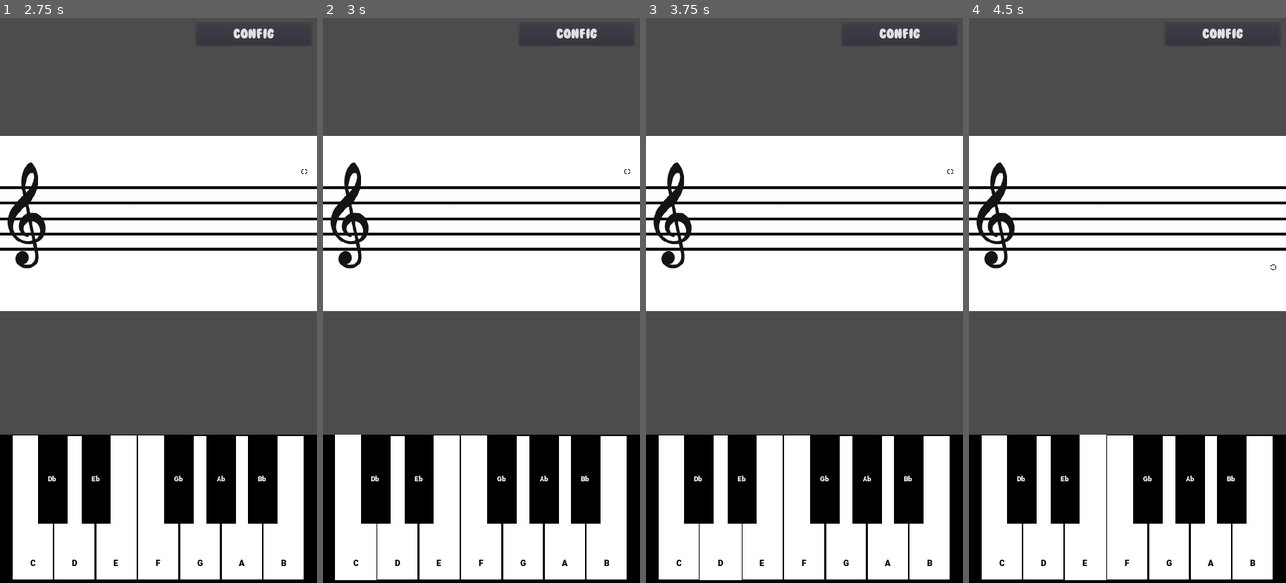
Above: before the commit, frames 1-4 (left to right).
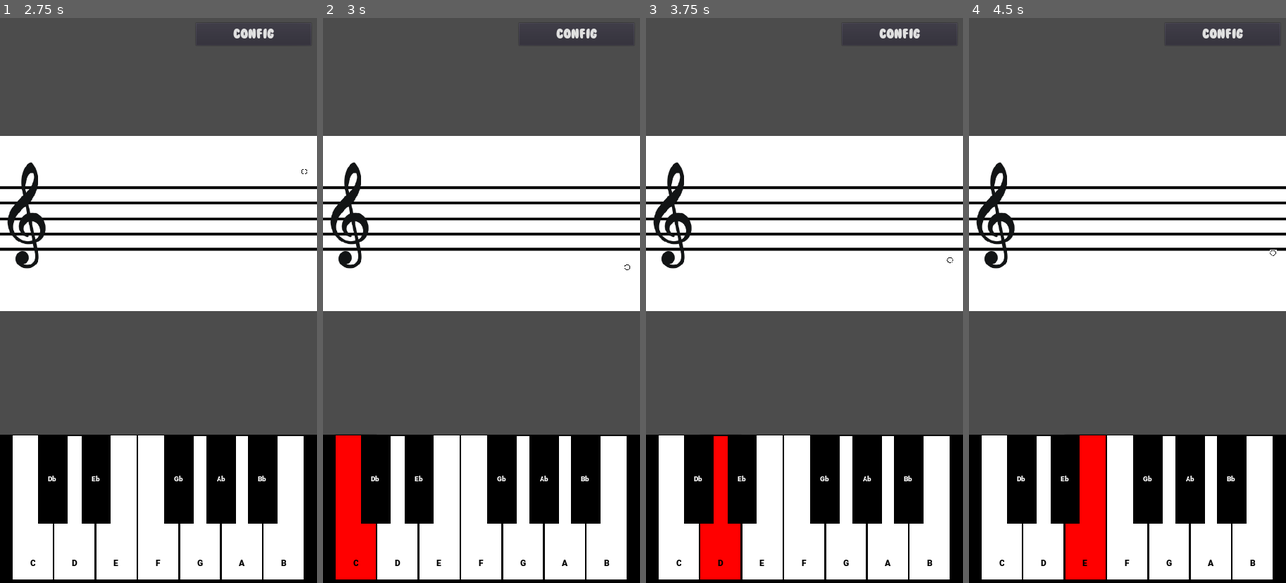
Above: after the commit, the same moments.

Repository: fernandobarahona/MusicApp
Game: Godot game, scene res://Scenes/Mains/SplashScreen.tscn
The game is run twice, just before and just after one commit, with the same random seed, the same clock (stepped at 60 frames per second) and the same inputs.
Inputs:
- Up to frame 1 (2.75 s): tap Enter at 0.5 s; tap Space at 1.25 s; click "Play" at 2 s
- Up to frame 2 (3 s): click "C" at 2.75 s
- Up to frame 3 (3.75 s): click "D" at 3.5 s
- Up to frame 4 (4.5 s): click "E" at 4.25 s

Frame 1 is identical in both runs. In frame 2, 2.6% of the frame differs, in the area x 3-97%, y 26-100%; in frame 3, 2.0%; in frame 4, 2.7%, in the area x 30-98%, y 41-100%.

Commit message:
check success/failure on key pressed

Diff:
--- a/Scenes/Huds/PianoView.tscn
+++ b/Scenes/Huds/PianoView.tscn
@@ -1,7 +1,6 @@
-[gd_scene load_steps=87 format=2]
-
-[ext_resource path="res://Theme/white_piano_key.tres" type="Theme" id=1]
-[ext_resource path="res://Theme/black_piano_key.tres" type="Theme" id=2]
+[gd_scene load_steps=113 format=2]
+
+[ext_resource path="res://Scripts/Piano/PianoKey.gd" type="Script" id=1]
 [ext_resource path="res://Scripts/Piano/PianoPlay.gd" type="Script" id=3]
 [ext_resource path="res://Audios/Keys/A4.wav" type="AudioStream" id=4]
 [ext_resource path="res://Audios/Keys/B4.wav" type="AudioStream" id=5]
@@ -84,12 +83,214 @@
 [ext_resource path="res://Audios/Keys/Ab5.wav" type="AudioStream" id=82]
 [ext_resource path="res://Audios/Keys/Ab1.wav" type="AudioStream" id=83]
 [ext_resource path="res://Audios/Keys/Ab3.wav" type="AudioStream" id=84]
+[ext_resource path="res://fonts/Roboto-Black.ttf" type="DynamicFontData" id=85]
 
 [sub_resource type="StyleBoxFlat" id=1]
 bg_color = Color( 0, 0, 0, 1 )
 
 [sub_resource type="Theme" id=2]
 Panel/styles/panel = SubResource( 1 )
+
+[sub_resource type="StyleBoxFlat" id=20]
+bg_color = Color( 1, 1, 1, 1 )
+border_width_left = 2
+border_width_top = 2
+border_width_right = 2
+border_width_bottom = 2
+border_color = Color( 0, 0, 0, 1 )
+
+[sub_resource type="StyleBoxFlat" id=21]
+bg_color = Color( 1, 1, 1, 1 )
+border_width_left = 2
+border_width_top = 2
+border_width_right = 2
+border_width_bottom = 2
+border_color = Color( 0, 0, 0, 1 )
+
+[sub_resource type="DynamicFont" id=5]
+size = 20
+outline_color = Color( 0, 0, 0, 1 )
+extra_spacing_top = 250
+font_data = ExtResource( 85 )
+
+[sub_resource type="StyleBoxFlat" id=22]
+bg_color = Color( 1, 1, 1, 1 )
+border_width_left = 2
+border_width_top = 2
+border_width_right = 2
+border_width_bottom = 2
+border_color = Color( 0, 0, 0, 1 )
+
+[sub_resource type="StyleBoxFlat" id=23]
+bg_color = Color( 1, 1, 1, 1 )
+border_width_left = 2
+border_width_top = 2
+border_width_right = 2
+border_width_bottom = 2
+border_color = Color( 0, 0, 0, 1 )
+
+[sub_resource type="StyleBoxFlat" id=10]
+bg_color = Color( 1, 1, 1, 1 )
+border_width_left = 2
+border_width_top = 2
+border_width_right = 2
+border_width_bottom = 2
+border_color = Color( 0, 0, 0, 1 )
+
+[sub_resource type="StyleBoxFlat" id=11]
+bg_color = Color( 1, 1, 1, 1 )
+border_width_left = 2
+border_width_top = 2
+border_width_right = 2
+border_width_bottom = 2
+border_color = Color( 0, 0, 0, 1 )
+
+[sub_resource type="StyleBoxFlat" id=12]
+bg_color = Color( 1, 1, 1, 1 )
+border_width_left = 2
+border_width_top = 2
+border_width_right = 2
+border_width_bottom = 2
+border_color = Color( 0, 0, 0, 1 )
+
+[sub_resource type="StyleBoxFlat" id=13]
+bg_color = Color( 1, 1, 1, 1 )
+border_width_left = 2
+border_width_top = 2
+border_width_right = 2
+border_width_bottom = 2
+border_color = Color( 0, 0, 0, 1 )
+
+[sub_resource type="StyleBoxFlat" id=14]
+bg_color = Color( 1, 1, 1, 1 )
+border_width_left = 2
+border_width_top = 2
+border_width_right = 2
+border_width_bottom = 2
+border_color = Color( 0, 0, 0, 1 )
+
+[sub_resource type="StyleBoxFlat" id=15]
+bg_color = Color( 1, 1, 1, 1 )
+border_width_left = 2
+border_width_top = 2
+border_width_right = 2
+border_width_bottom = 2
+border_color = Color( 0, 0, 0, 1 )
+
+[sub_resource type="StyleBoxFlat" id=16]
+bg_color = Color( 1, 1, 1, 1 )
+border_width_left = 2
+border_width_top = 2
+border_width_right = 2
+border_width_bottom = 2
+border_color = Color( 0, 0, 0, 1 )
+
+[sub_resource type="StyleBoxFlat" id=17]
+bg_color = Color( 1, 1, 1, 1 )
+border_width_left = 2
+border_width_top = 2
+border_width_right = 2
+border_width_bottom = 2
+border_color = Color( 0, 0, 0, 1 )
+
+[sub_resource type="StyleBoxFlat" id=18]
+bg_color = Color( 1, 1, 1, 1 )
+border_width_left = 2
+border_width_top = 2
+border_width_right = 2
+border_width_bottom = 2
+border_color = Color( 0, 0, 0, 1 )
+
+[sub_resource type="StyleBoxFlat" id=19]
+bg_color = Color( 1, 1, 1, 1 )
+border_width_left = 2
+border_width_top = 2
+border_width_right = 2
+border_width_bottom = 2
+border_color = Color( 0, 0, 0, 1 )
+
+[sub_resource type="StyleBoxFlat" id=25]
+bg_color = Color( 0, 0, 0, 1 )
+border_width_left = 2
+border_width_top = 2
+border_width_right = 2
+border_width_bottom = 2
+border_color = Color( 0, 0, 0, 1 )
+
+[sub_resource type="StyleBoxFlat" id=26]
+bg_color = Color( 0, 0, 0, 1 )
+border_width_left = 2
+border_width_top = 2
+border_width_right = 2
+border_width_bottom = 2
+border_color = Color( 0, 0, 0, 1 )
+
+[sub_resource type="DynamicFont" id=24]
+font_data = ExtResource( 85 )
+
+[sub_resource type="StyleBoxFlat" id=27]
+bg_color = Color( 0, 0, 0, 1 )
+border_width_left = 2
+border_width_top = 2
+border_width_right = 2
+border_width_bottom = 2
+border_color = Color( 0, 0, 0, 1 )
+
+[sub_resource type="StyleBoxFlat" id=28]
+bg_color = Color( 0, 0, 0, 1 )
+border_width_left = 2
+border_width_top = 2
+border_width_right = 2
+border_width_bottom = 2
+border_color = Color( 0, 0, 0, 1 )
+
+[sub_resource type="StyleBoxFlat" id=29]
+bg_color = Color( 0, 0, 0, 1 )
+border_width_left = 2
+border_width_top = 2
+border_width_right = 2
+border_width_bottom = 2
+border_color = Color( 0, 0, 0, 1 )
+
+[sub_resource type="StyleBoxFlat" id=30]
+bg_color = Color( 0, 0, 0, 1 )
+border_width_left = 2
+border_width_top = 2
+border_width_right = 2
+border_width_bottom = 2
+border_color = Color( 0, 0, 0, 1 )
+
+[sub_resource type="StyleBoxFlat" id=31]
+bg_color = Color( 0, 0, 0, 1 )
+border_width_left = 2
+border_width_top = 2
+border_width_right = 2
+border_width_bottom = 2
+border_color = Color( 0, 0, 0, 1 )
+
+[sub_resource type="StyleBoxFlat" id=32]
+bg_color = Color( 0, 0, 0, 1 )
+border_width_left = 2
+border_width_top = 2
+border_width_right = 2
+border_width_bottom = 2
+border_color = Color( 0, 0, 0, 1 )
+
+[sub_resource type="StyleBoxFlat" id=33]
+bg_color = Color( 0, 0, 0, 1 )
+border_width_left = 2
+border_width_top = 2
+border_width_right = 2
+border_width_bottom = 2
+border_color = Color( 0, 0, 0, 1 )
+
+[sub_resource type="StyleBoxFlat" id=34]
+bg_color = Color( 0, 0, 0, 1 )
+border_width_left = 2
+border_width_top = 2
+border_width_right = 2
+border_width_bottom = 2
+border_color = Color( 0, 0, 0, 1 )
 
 [node name="Piano" type="Control"]
 anchor_right = 1.0
@@ -118,11 +319,17 @@
 margin_top = 942.854
 margin_right = 126.0
 margin_bottom = 1272.85
-theme = ExtResource( 1 )
+custom_styles/focus = SubResource( 20 )
+custom_styles/normal = SubResource( 21 )
+custom_fonts/font = SubResource( 5 )
+custom_colors/font_color = Color( 0, 0, 0, 1 )
+custom_colors/font_color_hover = Color( 0, 0, 0, 1 )
 text = "C"
-__meta__ = {
-"_edit_use_anchors_": false
-}
+script = ExtResource( 1 )
+__meta__ = {
+"_edit_use_anchors_": false
+}
+btn_color = Color( 1, 1, 1, 1 )
 
 [node name="Player1" type="AudioStreamPlayer2D" parent="C"]
 stream = ExtResource( 16 )
@@ -161,11 +368,18 @@
 margin_top = 944.158
 margin_right = 221.0
 margin_bottom = 1273.16
-theme = ExtResource( 1 )
+custom_styles/focus = SubResource( 22 )
+custom_styles/normal = SubResource( 23 )
+custom_fonts/font = SubResource( 5 )
+custom_colors/font_color = Color( 0, 0, 0, 1 )
+custom_colors/font_color_hover = Color( 0, 0, 0, 1 )
 text = "D"
-__meta__ = {
-"_edit_use_anchors_": false
-}
+script = ExtResource( 1 )
+__meta__ = {
+"_edit_use_anchors_": false
+}
+key_note = 1
+btn_color = Color( 1, 1, 1, 1 )
 
 [node name="Player1" type="AudioStreamPlayer2D" parent="D"]
 position = Vector2( -79.8014, -1.146 )
@@ -200,11 +414,18 @@
 margin_top = 942.854
 margin_right = 316.0
 margin_bottom = 1272.85
-theme = ExtResource( 1 )
+custom_styles/focus = SubResource( 10 )
+custom_styles/normal = SubResource( 11 )
+custom_fonts/font = SubResource( 5 )
+custom_colors/font_color = Color( 0, 0, 0, 1 )
+custom_colors/font_color_hover = Color( 0, 0, 0, 1 )
 text = "E"
-__meta__ = {
-"_edit_use_anchors_": false
-}
+script = ExtResource( 1 )
+__meta__ = {
+"_edit_use_anchors_": false
+}
+key_note = 2
+btn_color = Color( 1, 1, 1, 1 )
 
 [node name="Player1" type="AudioStreamPlayer2D" parent="E"]
 position = Vector2( -158.656, 0 )
@@ -246,11 +467,18 @@
 margin_top = 942.854
 margin_right = 411.0
 margin_bottom = 1272.85
-theme = ExtResource( 1 )
+custom_styles/focus = SubResource( 12 )
+custom_styles/normal = SubResource( 13 )
+custom_fonts/font = SubResource( 5 )
+custom_colors/font_color = Color( 0, 0, 0, 1 )
+custom_colors/font_color_hover = Color( 0, 0, 0, 1 )
 text = "F"
-__meta__ = {
-"_edit_use_anchors_": false
-}
+script = ExtResource( 1 )
+__meta__ = {
+"_edit_use_anchors_": false
+}
+key_note = 3
+btn_color = Color( 1, 1, 1, 1 )
 
 [node name="Player1" type="AudioStreamPlayer2D" parent="F"]
 position = Vector2( -237.656, 0 )
@@ -285,11 +513,18 @@
 margin_top = 944.158
 margin_right = 506.0
 margin_bottom = 1273.16
-theme = ExtResource( 1 )
+custom_styles/focus = SubResource( 14 )
+custom_styles/normal = SubResource( 15 )
+custom_fonts/font = SubResource( 5 )
+custom_colors/font_color = Color( 0, 0, 0, 1 )
+custom_colors/font_color_hover = Color( 0, 0, 0, 1 )
 text = "G"
-__meta__ = {
-"_edit_use_anchors_": false
-}
+script = ExtResource( 1 )
+__meta__ = {
+"_edit_use_anchors_": false
+}
+key_note = 4
+btn_color = Color( 1, 1, 1, 1 )
 
 [node name="Player1" type="AudioStreamPlayer2D" parent="G"]
 position = Vector2( -316.801, -0.157959 )
@@ -324,11 +559,18 @@
 margin_top = 944.158
 margin_right = 601.0
 margin_bottom = 1273.16
-theme = ExtResource( 1 )
+custom_styles/focus = SubResource( 16 )
+custom_styles/normal = SubResource( 17 )
+custom_fonts/font = SubResource( 5 )
+custom_colors/font_color = Color( 0, 0, 0, 1 )
+custom_colors/font_color_hover = Color( 0, 0, 0, 1 )
 text = "A"
-__meta__ = {
-"_edit_use_anchors_": false
-}
+script = ExtResource( 1 )
+__meta__ = {
+"_edit_use_anchors_": false
+}
+key_note = 5
+btn_color = Color( 1, 1, 1, 1 )
 
 [node name="Player0" type="AudioStreamPlayer2D" parent="A"]
 position = Vector2( -395.801, -0.157959 )
@@ -367,11 +609,18 @@
 margin_top = 944.158
 margin_right = 696.0
 margin_bottom = 1273.16
-theme = ExtResource( 1 )
+custom_styles/focus = SubResource( 18 )
+custom_styles/normal = SubResource( 19 )
+custom_fonts/font = SubResource( 5 )
+custom_colors/font_color = Color( 0, 0, 0, 1 )
+custom_colors/font_color_hover = Color( 0, 0, 0, 1 )
 text = "B"
-__meta__ = {
-"_edit_use_anchors_": false
-}
+script = ExtResource( 1 )
+__meta__ = {
+"_edit_use_anchors_": false
+}
+key_note = 6
+btn_color = Color( 1, 1, 1, 1 )
 
 [node name="Player0" type="AudioStreamPlayer2D" parent="B"]
 position = Vector2( -474.801, -0.157959 )
@@ -410,11 +659,18 @@
 margin_top = 943.0
 margin_right = 157.0
 margin_bottom = 1145.0
-theme = ExtResource( 2 )
+custom_styles/focus = SubResource( 25 )
+custom_styles/normal = SubResource( 26 )
+custom_fonts/font = SubResource( 24 )
+custom_colors/font_color = Color( 1, 1, 1, 1 )
+custom_colors/font_color_hover = Color( 1, 1, 1, 1 )
+custom_colors/font_color_pressed = Color( 1, 1, 1, 1 )
 text = "Db"
-__meta__ = {
-"_edit_use_anchors_": false
-}
+script = ExtResource( 1 )
+__meta__ = {
+"_edit_use_anchors_": false
+}
+key_note = 7
 
 [node name="Player0" type="AudioStreamPlayer2D" parent="Db"]
 position = Vector2( -55.6555, 0 )
@@ -453,11 +709,18 @@
 margin_top = 943.0
 margin_right = 256.0
 margin_bottom = 1145.0
-theme = ExtResource( 2 )
+custom_styles/focus = SubResource( 27 )
+custom_styles/normal = SubResource( 28 )
+custom_fonts/font = SubResource( 24 )
+custom_colors/font_color = Color( 1, 1, 1, 1 )
+custom_colors/font_color_hover = Color( 1, 1, 1, 1 )
+custom_colors/font_color_pressed = Color( 1, 1, 1, 1 )
 text = "Eb"
-__meta__ = {
-"_edit_use_anchors_": false
-}
+script = ExtResource( 1 )
+__meta__ = {
+"_edit_use_anchors_": false
+}
+key_note = 8
 
 [node name="Player1" type="AudioStreamPlayer2D" parent="Eb"]
 position = Vector2( -132.644, -0.157959 )
@@ -492,11 +755,18 @@
 margin_top = 943.0
 margin_right = 444.0
 margin_bottom = 1145.0
-theme = ExtResource( 2 )
+custom_styles/focus = SubResource( 29 )
+custom_styles/normal = SubResource( 30 )
+custom_fonts/font = SubResource( 24 )
+custom_colors/font_color = Color( 1, 1, 1, 1 )
+custom_colors/font_color_hover = Color( 1, 1, 1, 1 )
+custom_colors/font_color_pressed = Color( 1, 1, 1, 1 )
 text = "Gb"
-__meta__ = {
-"_edit_use_anchors_": false
-}
+script = ExtResource( 1 )
+__meta__ = {
+"_edit_use_anchors_": false
+}
+key_note = 9
 
 [node name="Player1" type="AudioStreamPlayer2D" parent="Gb"]
 position = Vector2( -291.96, 0 )
@@ -531,11 +801,18 @@
 margin_top = 943.0
 margin_right = 540.0
 margin_bottom = 1145.0
-theme = ExtResource( 2 )
+custom_styles/focus = SubResource( 31 )
+custom_styles/normal = SubResource( 32 )
+custom_fonts/font = SubResource( 24 )
+custom_colors/font_color = Color( 1, 1, 1, 1 )
+custom_colors/font_color_hover = Color( 1, 1, 1, 1 )
+custom_colors/font_color_pressed = Color( 1, 1, 1, 1 )
 text = "Ab"
-__meta__ = {
-"_edit_use_anchors_": false
-}
+script = ExtResource( 1 )
+__meta__ = {
+"_edit_use_anchors_": false
+}
+key_note = 10
 
 [node name="Player1" type="AudioStreamPlayer2D" parent="Ab"]
 position = Vector2( -370.011, -0.157959 )
@@ -577,11 +854,18 @@
 margin_top = 943.0
 margin_right = 634.0
 margin_bottom = 1145.0
-theme = ExtResource( 2 )
+custom_styles/focus = SubResource( 33 )
+custom_styles/normal = SubResource( 34 )
+custom_fonts/font = SubResource( 24 )
+custom_colors/font_color = Color( 1, 1, 1, 1 )
+custom_colors/font_color_hover = Color( 1, 1, 1, 1 )
+custom_colors/font_color_pressed = Color( 1, 1, 1, 1 )
 text = "Bb"
-__meta__ = {
-"_edit_use_anchors_": false
-}
+script = ExtResource( 1 )
+__meta__ = {
+"_edit_use_anchors_": false
+}
+key_note = 11
 
 [node name="Player0" type="AudioStreamPlayer2D" parent="Bb"]
 position = Vector2( -449.178, -0.157959 )
--- a/Scenes/Mains/GameScene.tscn
+++ b/Scenes/Mains/GameScene.tscn
@@ -42,4 +42,6 @@
 margin_right = 84.0133
 margin_bottom = 344.478
 
+[connection signal="piano_key_pressed" from="Piano" to="Sheet" method="_on_Piano_piano_key_pressed"]
+[connection signal="note_displayed" from="Sheet" to="Piano" method="_on_Sheet_note_displayed"]
 [connection signal="pressed" from="HUD/btnConfig" to="." method="_on_btnConfig_pressed"]
--- /dev/null
+++ b/Scripts/Piano/PianoKey.gd
@@ -0,0 +1,17 @@
+extends Button
+
+
+export(GameManager.Notes) var key_note
+
+
+export(Color) var btn_color
+
+
+# Called when the node enters the scene tree for the first time.
+func _ready():
+	pass # Replace with function body.
+
+
+# Called every frame. 'delta' is the elapsed time since the previous frame.
+#func _process(delta):
+#	pass
--- a/Scripts/Piano/PianoPlay.gd
+++ b/Scripts/Piano/PianoPlay.gd
@@ -1,11 +1,14 @@
 extends Control
+
+
+signal piano_key_pressed(note, btn)
 
 export(GameManager.Octave) var octave = GameManager.Octave.oct_4
 
 
 # Called when the node enters the scene tree for the first time.
 func _ready():
-	pass # Replace with function body.
+	pass
 
 
 # Called every frame. 'delta' is the elapsed time since the previous frame.
@@ -14,6 +17,8 @@
 
 
 func _on_C_button_down():
+
+	emit_signal("piano_key_pressed", Note.new(GameManager.Notes.C,octave), $C)
 	match octave:
 		GameManager.Octave.oct_1: $C/Player1.play()
 		GameManager.Octave.oct_2: $C/Player2.play()
@@ -27,6 +32,7 @@
 
 
 func _on_D_button_down():
+	emit_signal("piano_key_pressed", Note.new(GameManager.Notes.D,octave), $D)
 	match octave:
 		GameManager.Octave.oct_1: $D/Player1.play()
 		GameManager.Octave.oct_2: $D/Player2.play()
@@ -38,6 +44,7 @@
 
 
 func _on_E_button_down():
+	emit_signal("piano_key_pressed", Note.new(GameManager.Notes.E,octave), $E)
 	match octave:
 		GameManager.Octave.oct_1: $E/Player1.play()
 		GameManager.Octave.oct_2: $E/Player2.play()
@@ -49,6 +56,7 @@
 
 
 func _on_F_button_down():
+	emit_signal("piano_key_pressed", Note.new(GameManager.Notes.F,octave), $F)
 	match octave:
 		GameManager.Octave.oct_1: $F/Player1.play()
 		GameManager.Octave.oct_2: $F/Player2.play()
@@ -60,6 +68,7 @@
 
 
 func _on_G_button_down():
+	emit_signal("piano_key_pressed", Note.new(GameManager.Notes.G,octave), $G)
 	match octave:
 		GameManager.Octave.oct_1: $G/Player1.play()
 		GameManager.Octave.oct_2: $G/Player2.play()
@@ -71,6 +80,7 @@
 
 
 func _on_A_button_down():
+	emit_signal("piano_key_pressed", Note.new(GameManager.Notes.A,octave), $A)
 	match octave:
 		GameManager.Octave.oct_0: $A/Player0.play()
 		GameManager.Octave.oct_1: $A/Player1.play()
@@ -83,6 +93,7 @@
 
 
 func _on_B_button_down():
+	emit_signal("piano_key_pressed", Note.new(GameManager.Notes.B,octave), $B)
 	match octave:
 		GameManager.Octave.oct_0: $B/Player0.play()
 		GameManager.Octave.oct_1: $B/Player1.play()
@@ -95,6 +106,7 @@
 
 
 func _on_Db_button_down():
+	emit_signal("piano_key_pressed", Note.new(GameManager.Notes.Db,octave), $Db)
 	match octave:
 		GameManager.Octave.oct_0: $Db/Player0.play()
 		GameManager.Octave.oct_1: $Db/Player1.play()
@@ -107,6 +119,7 @@
 
 
 func _on_Eb_button_down():
+	emit_signal("piano_key_pressed", Note.new(GameManager.Notes.Eb,octave), $Eb)
 	match octave:
 		GameManager.Octave.oct_1: $Eb/Player1.play()
 		GameManager.Octave.oct_2: $Eb/Player2.play()
@@ -118,6 +131,7 @@
 
 
 func _on_Gb_button_down():
+	emit_signal("piano_key_pressed", Note.new(GameManager.Notes.Gb,octave), $Gb)
 	match octave:
 		GameManager.Octave.oct_1: $Gb/Player1.play()
 		GameManager.Octave.oct_2: $Gb/Player2.play()
@@ -129,6 +143,7 @@
 
 
 func _on_Ab_button_down():
+	emit_signal("piano_key_pressed", Note.new(GameManager.Notes.Ab,octave), $Ab)
 	match octave:
 		GameManager.Octave.oct_1: $Ab/Player1.play()
 		GameManager.Octave.oct_2: $Ab/Player2.play()
@@ -140,6 +155,7 @@
 
 
 func _on_Bb_button_down():
+	emit_signal("piano_key_pressed", Note.new(GameManager.Notes.Bb,octave), $Bb)
 	match octave:
 		GameManager.Octave.oct_0: $Bb/Player0.play()
 		GameManager.Octave.oct_1: $Bb/Player1.play()
@@ -149,3 +165,8 @@
 		GameManager.Octave.oct_5: $Bb/Player5.play()
 		GameManager.Octave.oct_6: $Bb/Player6.play()
 		GameManager.Octave.oct_7: $Bb/Player7.play()
+
+
+
+func _on_Sheet_note_displayed(note):
+	octave = note.octave
--- a/Scripts/Piano/SheetView.gd
+++ b/Scripts/Piano/SheetView.gd
@@ -1,4 +1,6 @@
 extends Control
+
+signal note_displayed(note)
 
 # all notes generated to create the music score
 var generated_notes = []
@@ -10,6 +12,9 @@
 
 var current_displayed_index = 0
 
+var last_key_pressed
+
+
 # Called when the node enters the scene tree for the first time.
 func _ready():
 	var p = Note.new(GameManager.Notes.E, GameManager.Octave.oct_5)
@@ -18,21 +23,24 @@
 	generated_notes = ng._generetate_notes(nb_notes_togenerated)
 	_display_note(generated_notes[current_displayed_index])
 
+
 # Called every frame. 'delta' is the elapsed time since the previous frame.
 func _process(delta):
 
-	if generated_notes.size() > current_displayed_index:
-
-		counter -= delta
-
-		if counter <= 0:
-			current_displayed_index+=1
-			counter = 2
-			if generated_notes.size() > current_displayed_index:
-				_display_note(generated_notes[current_displayed_index])
+#	if generated_notes.size() > current_displayed_index:
+#
+#		counter -= delta
+#
+#		if counter <= 0:
+#			current_displayed_index+=1
+#			counter = 2
+#			if generated_notes.size() > current_displayed_index:
+#				_display_note(generated_notes[current_displayed_index])
+	pass
 
 #this function display visually on the sheet a note
 func _display_note(note: Note):
+	emit_signal("note_displayed", note)
 	if note.octave == GameManager.Octave.oct_3:
 		if note.note == GameManager.Notes.A:
 			$Highlight.position = $posA3.position
@@ -85,3 +93,26 @@
 
 		if note.note == GameManager.Notes.B:
 			$Highlight.position = $posB5.position
+
+
+func _on_Piano_piano_key_pressed(note, btn):
+
+	if last_key_pressed:
+		last_key_pressed.get_stylebox("normal").bg_color = last_key_pressed.btn_color
+		last_key_pressed.get_stylebox("focus").bg_color = last_key_pressed.btn_color
+
+	last_key_pressed = btn
+
+	if generated_notes[current_displayed_index].note == note.note and generated_notes[current_displayed_index].octave == note.octave:
+		btn.get_stylebox("normal").bg_color = Color.green
+		btn.get_stylebox("focus").bg_color = Color.green
+	else:
+		btn.get_stylebox("normal").bg_color = Color.red
+		btn.get_stylebox("focus").bg_color = Color.red
+
+	print("Press note "+str(note.note))
+	print("Press note octave "+str(note.octave))
+	current_displayed_index+=1
+	if current_displayed_index >= generated_notes.size():
+		current_displayed_index = 0
+	_display_note(generated_notes[current_displayed_index])
Not shown, removed: Scenes/A4.ogg.import
Not shown, removed: Scenes/Ab4.ogg.import
Not shown, removed: Scenes/B4.ogg.import
Not shown, removed: Scenes/Bb4.ogg.import
Not shown, removed: Scenes/C4.ogg.import
Not shown, removed: Scenes/D4.ogg.import
Not shown, removed: Scenes/Db4.ogg.import
Not shown, removed: Scenes/E4.ogg.import
Not shown, removed: Scenes/Eb4.ogg.import
Not shown, removed: Scenes/F4.ogg.import
Not shown, removed: Scenes/G4.ogg.import
Not shown, changed: export_presets.cfg
(and 11 more such lines)
